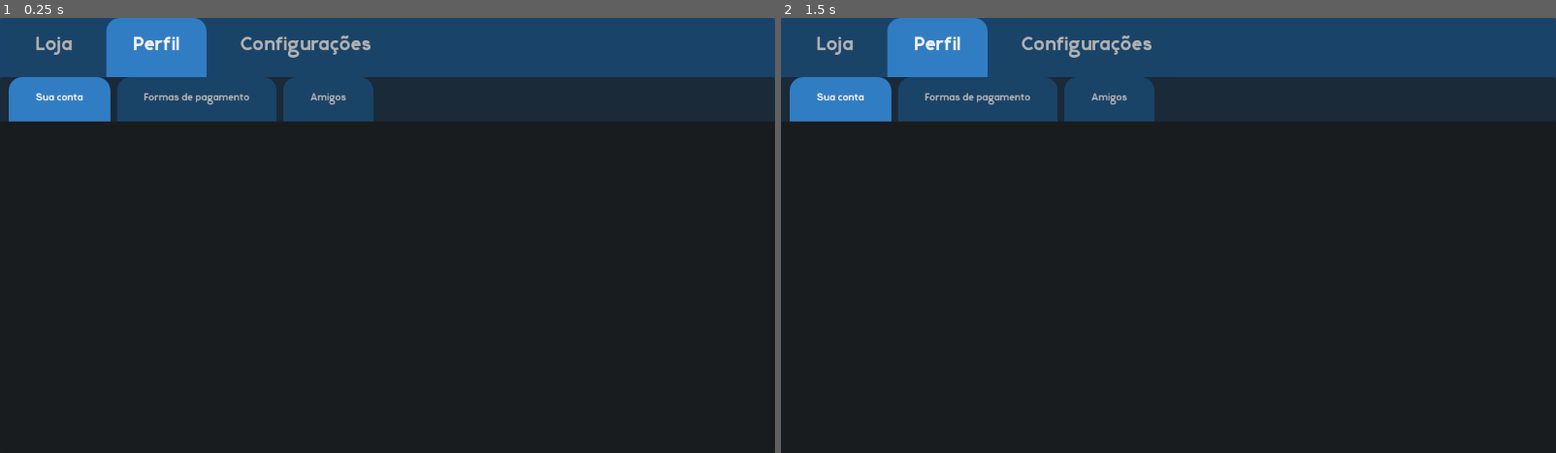
Above: before the commit, frames 1-2 (left to right).
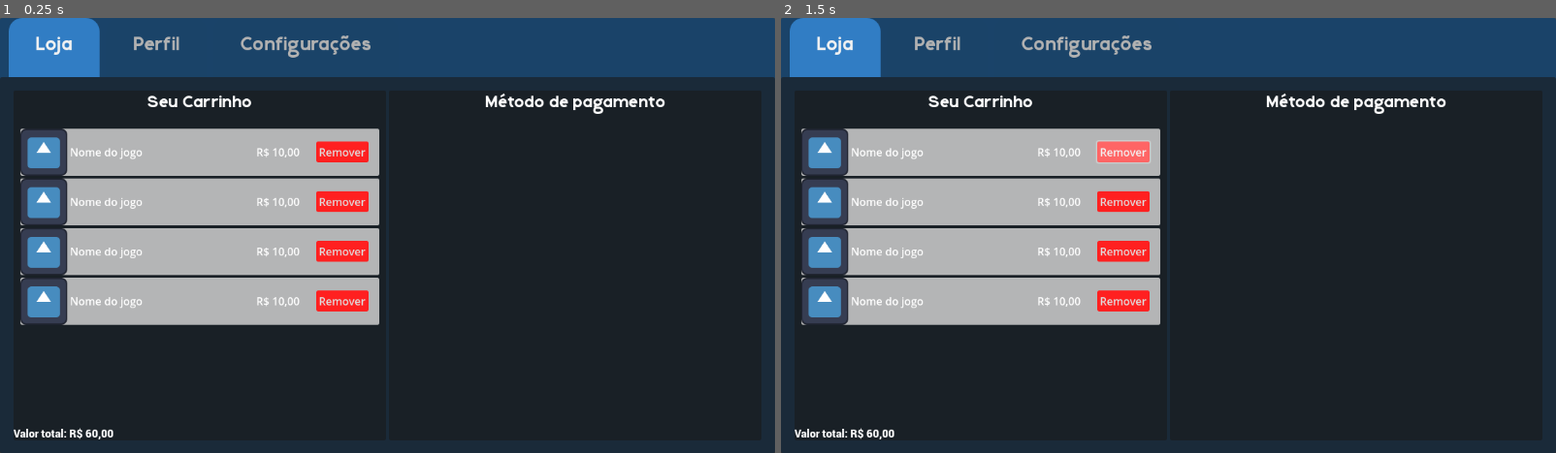
Above: after the commit, the same moments.

Repository: Jeday03/DCC060---Banco-de-Dados
Game: Godot game, scene res://Paginas/Aplicacao.tscn
Two runs of this game, one before a commit and one after it. Both use one fixed random seed, a clock stepped at 60 frames per second and the inputs below. This scene is started directly instead of the project's main scene. The engine's default icon, where the game draws it, is replaced by a stand-in: a white triangle on a blue panel in a dark square.
Inputs (mouse positions are in pixels of both pictures, inside the frame that each line leads up to):
- Up to frame 1 (0.25 s): no input
- Up to frame 2 (1.5 s): click (1122, 152) at 0.5 s, where only the run after the commit has a clickable "Remover"; click (1122, 152) at 1.25 s, where only the run after the commit has a clickable "Remover"

The runs differ from the first frame. In frame 1, 34% of the frame differs, in the area x 0-100%, y 0-100%; in frame 2, 34%.

Commit message:
Começa tela de compra

Diff:
--- a/Frontend/steam-bd/Paginas/Aplicacao.tscn
+++ b/Frontend/steam-bd/Paginas/Aplicacao.tscn
@@ -1,8 +1,11 @@
-[gd_scene load_steps=6 format=3 uid="uid://bvqec7yaqmxpy"]
+[gd_scene load_steps=9 format=3 uid="uid://bvqec7yaqmxpy"]
 
 [ext_resource type="Theme" uid="uid://ddyultgdawo4w" path="res://MainTheme.tres" id="1_7aqto"]
 [ext_resource type="Theme" uid="uid://dq5r5v3vdfy3j" path="res://SecondTheme.tres" id="2_i6r1v"]
 [ext_resource type="PackedScene" uid="uid://cdwg6ryp5yp3i" path="res://Prefabs/botao_jogo_loja.tscn" id="2_ko61b"]
+[ext_resource type="FontFile" uid="uid://dectpox5oqu1v" path="res://Fontes/CABRISA.otf" id="4_88ykg"]
+[ext_resource type="PackedScene" uid="uid://c8aplugm1rl8w" path="res://Prefabs/panel_compra_jogo.tscn" id="4_i6r1v"]
+[ext_resource type="FontFile" uid="uid://ckyoty6vujyt5" path="res://Fontes/Roboto-Black.ttf" id="6_5dmym"]
 
 [sub_resource type="StyleBoxFlat" id="StyleBoxFlat_4wtlq"]
 content_margin_left = 0.0
@@ -54,21 +57,38 @@
 grow_horizontal = 2
 grow_vertical = 2
 theme = ExtResource("1_7aqto")
-current_tab = 1
+current_tab = 0
 clip_tabs = false
 
-[node name="Loja" type="TabContainer" parent="TabContainer"]
-visible = false
-layout_mode = 2
+[node name="Loja" type="Control" parent="TabContainer"]
+layout_mode = 2
+metadata/_tab_index = 0
+
+[node name="LojaPrincipal" type="Control" parent="TabContainer/Loja"]
+visible = false
+layout_mode = 1
+anchors_preset = 15
+anchor_right = 1.0
+anchor_bottom = 1.0
+grow_horizontal = 2
+grow_vertical = 2
+
+[node name="PrincipalTab" type="TabContainer" parent="TabContainer/Loja/LojaPrincipal"]
+layout_mode = 1
+anchors_preset = 15
+anchor_right = 1.0
+anchor_bottom = 1.0
+offset_bottom = 26.0
+grow_horizontal = 2
+grow_vertical = 2
 theme = ExtResource("2_i6r1v")
 current_tab = 0
+
+[node name="Principal" type="Panel" parent="TabContainer/Loja/LojaPrincipal/PrincipalTab"]
+layout_mode = 2
 metadata/_tab_index = 0
 
-[node name="Principal" type="Panel" parent="TabContainer/Loja"]
-layout_mode = 2
-metadata/_tab_index = 0
-
-[node name="MarginContainer" type="MarginContainer" parent="TabContainer/Loja/Principal"]
+[node name="MarginContainer" type="MarginContainer" parent="TabContainer/Loja/LojaPrincipal/PrincipalTab/Principal"]
 layout_mode = 1
 anchors_preset = 15
 anchor_right = 1.0
@@ -80,38 +100,38 @@
 theme_override_constants/margin_right = 10
 theme_override_constants/margin_bottom = 10
 
-[node name="ScrollContainer" type="ScrollContainer" parent="TabContainer/Loja/Principal/MarginContainer"]
-layout_mode = 2
-
-[node name="VBoxContainer" type="VBoxContainer" parent="TabContainer/Loja/Principal/MarginContainer/ScrollContainer"]
+[node name="ScrollContainer" type="ScrollContainer" parent="TabContainer/Loja/LojaPrincipal/PrincipalTab/Principal/MarginContainer"]
+layout_mode = 2
+
+[node name="VBoxContainer" type="VBoxContainer" parent="TabContainer/Loja/LojaPrincipal/PrincipalTab/Principal/MarginContainer/ScrollContainer"]
 layout_mode = 2
 size_flags_horizontal = 3
 theme_override_constants/separation = 8
 
-[node name="BotaoJogoLoja" parent="TabContainer/Loja/Principal/MarginContainer/ScrollContainer/VBoxContainer" instance=ExtResource("2_ko61b")]
-layout_mode = 2
-
-[node name="BotaoJogoLoja2" parent="TabContainer/Loja/Principal/MarginContainer/ScrollContainer/VBoxContainer" instance=ExtResource("2_ko61b")]
-layout_mode = 2
-
-[node name="BotaoJogoLoja5" parent="TabContainer/Loja/Principal/MarginContainer/ScrollContainer/VBoxContainer" instance=ExtResource("2_ko61b")]
-layout_mode = 2
-
-[node name="BotaoJogoLoja6" parent="TabContainer/Loja/Principal/MarginContainer/ScrollContainer/VBoxContainer" instance=ExtResource("2_ko61b")]
-layout_mode = 2
-
-[node name="BotaoJogoLoja3" parent="TabContainer/Loja/Principal/MarginContainer/ScrollContainer/VBoxContainer" instance=ExtResource("2_ko61b")]
-layout_mode = 2
-
-[node name="BotaoJogoLoja4" parent="TabContainer/Loja/Principal/MarginContainer/ScrollContainer/VBoxContainer" instance=ExtResource("2_ko61b")]
-layout_mode = 2
-
-[node name="Dos Amigos" type="Panel" parent="TabContainer/Loja"]
+[node name="BotaoJogoLoja" parent="TabContainer/Loja/LojaPrincipal/PrincipalTab/Principal/MarginContainer/ScrollContainer/VBoxContainer" instance=ExtResource("2_ko61b")]
+layout_mode = 2
+
+[node name="BotaoJogoLoja2" parent="TabContainer/Loja/LojaPrincipal/PrincipalTab/Principal/MarginContainer/ScrollContainer/VBoxContainer" instance=ExtResource("2_ko61b")]
+layout_mode = 2
+
+[node name="BotaoJogoLoja5" parent="TabContainer/Loja/LojaPrincipal/PrincipalTab/Principal/MarginContainer/ScrollContainer/VBoxContainer" instance=ExtResource("2_ko61b")]
+layout_mode = 2
+
+[node name="BotaoJogoLoja6" parent="TabContainer/Loja/LojaPrincipal/PrincipalTab/Principal/MarginContainer/ScrollContainer/VBoxContainer" instance=ExtResource("2_ko61b")]
+layout_mode = 2
+
+[node name="BotaoJogoLoja3" parent="TabContainer/Loja/LojaPrincipal/PrincipalTab/Principal/MarginContainer/ScrollContainer/VBoxContainer" instance=ExtResource("2_ko61b")]
+layout_mode = 2
+
+[node name="BotaoJogoLoja4" parent="TabContainer/Loja/LojaPrincipal/PrincipalTab/Principal/MarginContainer/ScrollContainer/VBoxContainer" instance=ExtResource("2_ko61b")]
+layout_mode = 2
+
+[node name="Dos Amigos" type="Panel" parent="TabContainer/Loja/LojaPrincipal/PrincipalTab"]
 visible = false
 layout_mode = 2
 metadata/_tab_index = 1
 
-[node name="MarginContainer" type="MarginContainer" parent="TabContainer/Loja/Dos Amigos"]
+[node name="MarginContainer" type="MarginContainer" parent="TabContainer/Loja/LojaPrincipal/PrincipalTab/Dos Amigos"]
 layout_mode = 1
 anchors_preset = 15
 anchor_right = 1.0
@@ -123,33 +143,148 @@
 theme_override_constants/margin_right = 10
 theme_override_constants/margin_bottom = 10
 
-[node name="ScrollContainer" type="ScrollContainer" parent="TabContainer/Loja/Dos Amigos/MarginContainer"]
-layout_mode = 2
-
-[node name="VBoxContainer" type="VBoxContainer" parent="TabContainer/Loja/Dos Amigos/MarginContainer/ScrollContainer"]
+[node name="ScrollContainer" type="ScrollContainer" parent="TabContainer/Loja/LojaPrincipal/PrincipalTab/Dos Amigos/MarginContainer"]
+layout_mode = 2
+
+[node name="VBoxContainer" type="VBoxContainer" parent="TabContainer/Loja/LojaPrincipal/PrincipalTab/Dos Amigos/MarginContainer/ScrollContainer"]
 layout_mode = 2
 size_flags_horizontal = 3
 theme_override_constants/separation = 8
 
-[node name="BotaoJogoLoja" parent="TabContainer/Loja/Dos Amigos/MarginContainer/ScrollContainer/VBoxContainer" instance=ExtResource("2_ko61b")]
-layout_mode = 2
-
-[node name="BotaoJogoLoja2" parent="TabContainer/Loja/Dos Amigos/MarginContainer/ScrollContainer/VBoxContainer" instance=ExtResource("2_ko61b")]
-layout_mode = 2
-
-[node name="BotaoJogoLoja5" parent="TabContainer/Loja/Dos Amigos/MarginContainer/ScrollContainer/VBoxContainer" instance=ExtResource("2_ko61b")]
-layout_mode = 2
-
-[node name="BotaoJogoLoja6" parent="TabContainer/Loja/Dos Amigos/MarginContainer/ScrollContainer/VBoxContainer" instance=ExtResource("2_ko61b")]
-layout_mode = 2
-
-[node name="BotaoJogoLoja3" parent="TabContainer/Loja/Dos Amigos/MarginContainer/ScrollContainer/VBoxContainer" instance=ExtResource("2_ko61b")]
-layout_mode = 2
-
-[node name="BotaoJogoLoja4" parent="TabContainer/Loja/Dos Amigos/MarginContainer/ScrollContainer/VBoxContainer" instance=ExtResource("2_ko61b")]
-layout_mode = 2
+[node name="BotaoJogoLoja" parent="TabContainer/Loja/LojaPrincipal/PrincipalTab/Dos Amigos/MarginContainer/ScrollContainer/VBoxContainer" instance=ExtResource("2_ko61b")]
+layout_mode = 2
+
+[node name="BotaoJogoLoja2" parent="TabContainer/Loja/LojaPrincipal/PrincipalTab/Dos Amigos/MarginContainer/ScrollContainer/VBoxContainer" instance=ExtResource("2_ko61b")]
+layout_mode = 2
+
+[node name="BotaoJogoLoja5" parent="TabContainer/Loja/LojaPrincipal/PrincipalTab/Dos Amigos/MarginContainer/ScrollContainer/VBoxContainer" instance=ExtResource("2_ko61b")]
+layout_mode = 2
+
+[node name="BotaoJogoLoja6" parent="TabContainer/Loja/LojaPrincipal/PrincipalTab/Dos Amigos/MarginContainer/ScrollContainer/VBoxContainer" instance=ExtResource("2_ko61b")]
+layout_mode = 2
+
+[node name="BotaoJogoLoja3" parent="TabContainer/Loja/LojaPrincipal/PrincipalTab/Dos Amigos/MarginContainer/ScrollContainer/VBoxContainer" instance=ExtResource("2_ko61b")]
+layout_mode = 2
+
+[node name="BotaoJogoLoja4" parent="TabContainer/Loja/LojaPrincipal/PrincipalTab/Dos Amigos/MarginContainer/ScrollContainer/VBoxContainer" instance=ExtResource("2_ko61b")]
+layout_mode = 2
+
+[node name="HBoxContainer" type="HBoxContainer" parent="TabContainer/Loja/LojaPrincipal"]
+layout_mode = 1
+anchors_preset = 1
+anchor_left = 1.0
+anchor_right = 1.0
+offset_left = -143.0
+offset_top = 11.0
+offset_right = -11.0
+offset_bottom = 51.0
+grow_horizontal = 0
+alignment = 2
+
+[node name="Label" type="Label" parent="TabContainer/Loja/LojaPrincipal/HBoxContainer"]
+layout_mode = 2
+text = "2 itens"
+
+[node name="Button" type="Button" parent="TabContainer/Loja/LojaPrincipal/HBoxContainer"]
+layout_mode = 2
+text = "Carrinho"
+
+[node name="SistemaDeCompra" type="Control" parent="TabContainer/Loja"]
+layout_mode = 1
+anchors_preset = 15
+anchor_right = 1.0
+anchor_bottom = 1.0
+grow_horizontal = 2
+grow_vertical = 2
+
+[node name="MarginContainer" type="MarginContainer" parent="TabContainer/Loja/SistemaDeCompra"]
+layout_mode = 1
+anchors_preset = 15
+anchor_right = 1.0
+anchor_bottom = 1.0
+grow_horizontal = 2
+grow_vertical = 2
+theme_override_constants/margin_left = 20
+theme_override_constants/margin_top = 20
+theme_override_constants/margin_right = 20
+theme_override_constants/margin_bottom = 20
+
+[node name="HBoxContainer" type="HBoxContainer" parent="TabContainer/Loja/SistemaDeCompra/MarginContainer"]
+layout_mode = 2
+
+[node name="Panel" type="Panel" parent="TabContainer/Loja/SistemaDeCompra/MarginContainer/HBoxContainer"]
+layout_mode = 2
+size_flags_horizontal = 3
+
+[node name="VBoxContainer" type="VBoxContainer" parent="TabContainer/Loja/SistemaDeCompra/MarginContainer/HBoxContainer/Panel"]
+layout_mode = 1
+anchors_preset = 15
+anchor_right = 1.0
+anchor_bottom = 1.0
+grow_horizontal = 2
+grow_vertical = 2
+
+[node name="Label" type="Label" parent="TabContainer/Loja/SistemaDeCompra/MarginContainer/HBoxContainer/Panel/VBoxContainer"]
+layout_mode = 2
+theme_override_fonts/font = ExtResource("4_88ykg")
+theme_override_font_sizes/font_size = 24
+text = "Seu Carrinho"
+horizontal_alignment = 1
+
+[node name="MarginContainer" type="MarginContainer" parent="TabContainer/Loja/SistemaDeCompra/MarginContainer/HBoxContainer/Panel/VBoxContainer"]
+layout_mode = 2
+size_flags_vertical = 3
+theme_override_constants/margin_left = 10
+theme_override_constants/margin_top = 10
+theme_override_constants/margin_right = 10
+theme_override_constants/margin_bottom = 10
+
+[node name="ScrollContainer" type="ScrollContainer" parent="TabContainer/Loja/SistemaDeCompra/MarginContainer/HBoxContainer/Panel/VBoxContainer/MarginContainer"]
+layout_mode = 2
+
+[node name="VBoxContainer" type="VBoxContainer" parent="TabContainer/Loja/SistemaDeCompra/MarginContainer/HBoxContainer/Panel/VBoxContainer/MarginContainer/ScrollContainer"]
+layout_mode = 2
+size_flags_horizontal = 3
+size_flags_vertical = 3
+
+[node name="PanelCompraJogo" parent="TabContainer/Loja/SistemaDeCompra/MarginContainer/HBoxContainer/Panel/VBoxContainer/MarginContainer/ScrollContainer/VBoxContainer" instance=ExtResource("4_i6r1v")]
+layout_mode = 2
+
+[node name="PanelCompraJogo2" parent="TabContainer/Loja/SistemaDeCompra/MarginContainer/HBoxContainer/Panel/VBoxContainer/MarginContainer/ScrollContainer/VBoxContainer" instance=ExtResource("4_i6r1v")]
+layout_mode = 2
+
+[node name="PanelCompraJogo3" parent="TabContainer/Loja/SistemaDeCompra/MarginContainer/HBoxContainer/Panel/VBoxContainer/MarginContainer/ScrollContainer/VBoxContainer" instance=ExtResource("4_i6r1v")]
+layout_mode = 2
+
+[node name="PanelCompraJogo4" parent="TabContainer/Loja/SistemaDeCompra/MarginContainer/HBoxContainer/Panel/VBoxContainer/MarginContainer/ScrollContainer/VBoxContainer" instance=ExtResource("4_i6r1v")]
+layout_mode = 2
+
+[node name="Label2" type="Label" parent="TabContainer/Loja/SistemaDeCompra/MarginContainer/HBoxContainer/Panel/VBoxContainer"]
+layout_mode = 2
+theme_override_fonts/font = ExtResource("6_5dmym")
+text = "Valor total: R$ 60,00"
+
+[node name="Panel2" type="Panel" parent="TabContainer/Loja/SistemaDeCompra/MarginContainer/HBoxContainer"]
+layout_mode = 2
+size_flags_horizontal = 3
+
+[node name="VBoxContainer" type="VBoxContainer" parent="TabContainer/Loja/SistemaDeCompra/MarginContainer/HBoxContainer/Panel2"]
+layout_mode = 1
+anchors_preset = 15
+anchor_right = 1.0
+anchor_bottom = 1.0
+grow_horizontal = 2
+grow_vertical = 2
+
+[node name="Label2" type="Label" parent="TabContainer/Loja/SistemaDeCompra/MarginContainer/HBoxContainer/Panel2/VBoxContainer"]
+layout_mode = 2
+theme_override_fonts/font = ExtResource("4_88ykg")
+theme_override_font_sizes/font_size = 24
+text = "Método de pagamento"
+horizontal_alignment = 1
 
 [node name="Perfil" type="TabContainer" parent="TabContainer"]
+visible = false
 layout_mode = 2
 theme = ExtResource("2_i6r1v")
 current_tab = 0
--- /dev/null
+++ b/Frontend/steam-bd/Prefabs/panel_compra_jogo.tscn
@@ -0,0 +1,95 @@
+[gd_scene load_steps=6 format=3 uid="uid://c8aplugm1rl8w"]
+
+[ext_resource type="Texture2D" uid="uid://cyurr47bhx7su" path="res://icon.svg" id="1_7clkk"]
+
+[sub_resource type="StyleBoxFlat" id="StyleBoxFlat_ko61b"]
+content_margin_left = 0.0
+content_margin_top = 0.0
+content_margin_right = 0.0
+content_margin_bottom = 0.0
+bg_color = Color(0.8, 0.8, 0.8, 0.8666667)
+corner_radius_top_left = 3
+corner_radius_top_right = 3
+corner_radius_bottom_right = 3
+corner_radius_bottom_left = 3
+corner_detail = 5
+
+[sub_resource type="StyleBoxFlat" id="StyleBoxFlat_i6r1v"]
+content_margin_left = 4.0
+content_margin_top = 4.0
+content_margin_right = 4.0
+content_margin_bottom = 4.0
+bg_color = Color(1.6822524, 0.124961555, 0.124961555, 1)
+corner_radius_top_left = 3
+corner_radius_top_right = 3
+corner_radius_bottom_right = 3
+corner_radius_bottom_left = 3
+corner_detail = 5
+
+[sub_resource type="StyleBoxFlat" id="StyleBoxFlat_88ykg"]
+content_margin_left = 4.0
+content_margin_top = 4.0
+content_margin_right = 4.0
+content_margin_bottom = 4.0
+bg_color = Color(1.6822524, 0.124961555, 0.124961555, 1)
+corner_radius_top_left = 3
+corner_radius_top_right = 3
+corner_radius_bottom_right = 3
+corner_radius_bottom_left = 3
+corner_detail = 5
+
+[sub_resource type="StyleBoxFlat" id="StyleBoxFlat_5dmym"]
+content_margin_left = 4.0
+content_margin_top = 4.0
+content_margin_right = 4.0
+content_margin_bottom = 4.0
+bg_color = Color(1.6822752, 0.39784428, 0.39784428, 1)
+corner_radius_top_left = 3
+corner_radius_top_right = 3
+corner_radius_bottom_right = 3
+corner_radius_bottom_left = 3
+corner_detail = 5
+
+[node name="PanelCompraJogo" type="Panel"]
+custom_minimum_size = Vector2(0, 70)
+theme_override_styles/panel = SubResource("StyleBoxFlat_ko61b")
+
+[node name="HBoxContainer" type="HBoxContainer" parent="."]
+layout_mode = 1
+anchors_preset = 15
+anchor_right = 1.0
+anchor_bottom = 1.0
+grow_horizontal = 2
+grow_vertical = 2
+
+[node name="TextureRect" type="TextureRect" parent="HBoxContainer"]
+layout_mode = 2
+texture = ExtResource("1_7clkk")
+expand_mode = 2
+
+[node name="Label" type="Label" parent="HBoxContainer"]
+layout_mode = 2
+text = "Nome do jogo"
+
+[node name="HBoxContainer2" type="HBoxContainer" parent="."]
+layout_mode = 1
+anchors_preset = 15
+anchor_right = 1.0
+anchor_bottom = 1.0
+offset_right = -16.0
+grow_horizontal = 2
+grow_vertical = 2
+theme_override_constants/separation = 24
+alignment = 2
+
+[node name="Label" type="Label" parent="HBoxContainer2"]
+layout_mode = 2
+text = "R$ 10,00"
+
+[node name="Button" type="Button" parent="HBoxContainer2"]
+layout_mode = 2
+size_flags_vertical = 4
+theme_override_styles/normal = SubResource("StyleBoxFlat_i6r1v")
+theme_override_styles/pressed = SubResource("StyleBoxFlat_88ykg")
+theme_override_styles/hover = SubResource("StyleBoxFlat_5dmym")
+text = "Remover"
Binary file added: Frontend/steam-bd/Fontes/Roboto-Black.ttf
Not shown, added: Frontend/steam-bd/Fontes/Roboto-Black.ttf.import
Binary file added: Frontend/steam-bd/Imagens/IconCarroCompra.png
Not shown, added: Frontend/steam-bd/Imagens/IconCarroCompra.png.import
